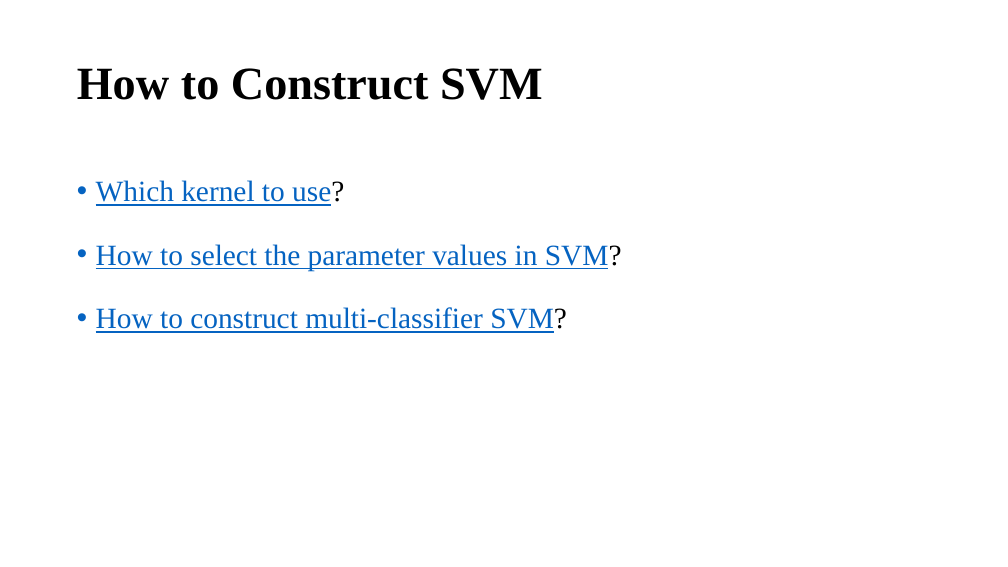
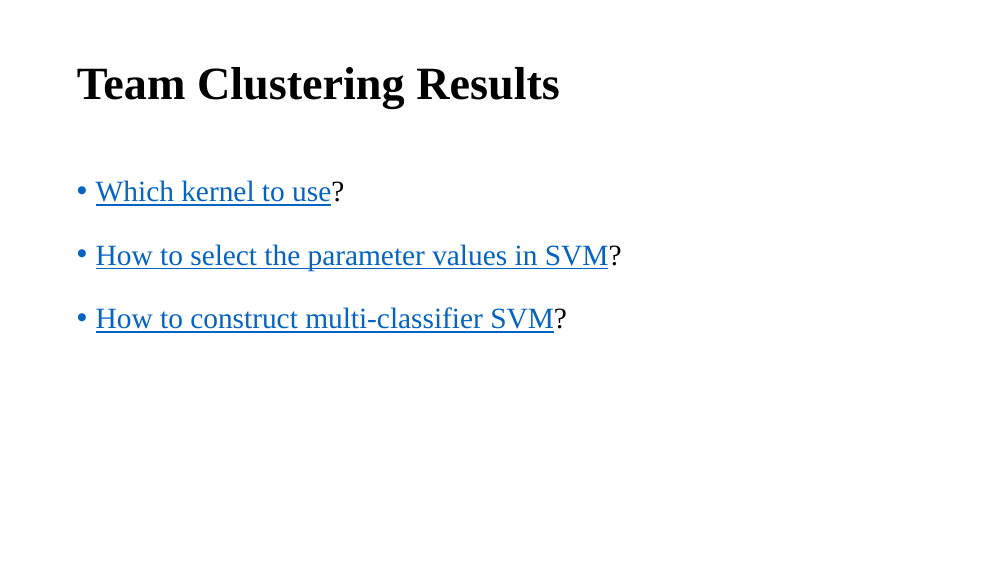
Before and after one commit to MonkeykingYan/NBA, a slide deck: slide 9 of Yan_Ma.pptx (slide 8 before the commit). Drawn at 1008x567 pixels with LibreOffice and Linux fonts; fonts in the diff are those of the drawing. Boxes give left, top, right and bottom in pixels: in the first picture for what was removed or moved away, otherwise in the second. Text is boxed around its words. In the diff, an @@ line names an element or a change of style, - is before the commit and + after.

```diff
--- a/Yan_Ma.pptx
+++ b/Yan_Ma.pptx
@@ title at [77,67,560,109]: text changed @@
-How to Construct SVM
+Team Clustering Results
```
Also in this commit, not shown: 2 other slides changed, 4 slides added, 3 slides removed, 14 other files.
